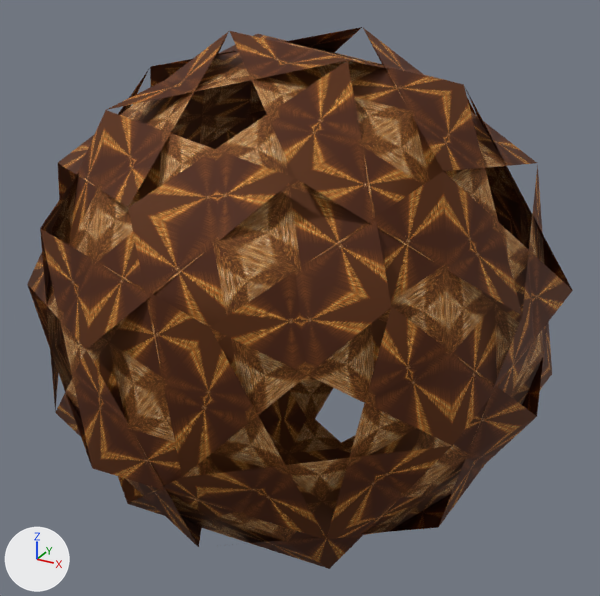
An edit to the glTF model part5/vr/gltf/20SnubDodecadodecahedron.gltf, drawn before and after from the same camera.
Both versions are drawn from a 50 mm lens placed at (1.8, -3.25, 1.62), pointed at (0.01, 0.0, -0.01). The axes (+X, +Y, +Z) are drawn at lower left. The lights are the same throughout. The older version comes first. Where no turn or scale is listed for an object, it has been applied to the vertices.

Script lines for the objects in view, before the commit:
```python
mat_cor12 = bpy.data.materials.new('Cor12')
mat_cor12.use_nodes = True; mat_cor12.node_tree.nodes.clear()
_N = mat_cor12.node_tree.nodes; _L = mat_cor12.node_tree.links
n0 = _N.new('ShaderNodeBsdfPrincipled'); n0.name = 'Principled BSDF'
n0.inputs[1].default_value = 0.3  # 'Metallic'
n0.inputs[2].default_value = 0.75  # 'Roughness'
n1 = _N.new('ShaderNodeOutputMaterial'); n1.name = 'Material Output'
n2 = _N.new('ShaderNodeMath'); n2.name = 'Math'
n2.operation = 'SUBTRACT'
n2.inputs[0].default_value = 1.0  # 'Value'
n3 = _N.new('ShaderNodeMath'); n3.name = 'Math.001'
n3.operation = 'LESS_THAN'
n4 = _N.new('ShaderNodeTexImage'); n4.name = 'Image Texture'
n4.image = img_16_1404333466
_L.new(n0.outputs[0], n1.inputs[0])  # 'BSDF' to 'Surface'
_L.new(n2.outputs[0], n0.inputs[4])  # 'Value' to 'Alpha'
_L.new(n3.outputs[0], n2.inputs[1])  # 'Value' to 'Value'
_L.new(n4.outputs[0], n0.inputs[0])  # 'Color' to 'Base Color'
_L.new(n4.outputs[1], n3.inputs[0])  # 'Alpha' to 'Value'
me_16snubdodecadodecahedron = bpy.data.meshes.new('16SnubDodecadodecahedron')
me_16snubdodecadodecahedron.from_pydata(...)  # 60 vertices, 60 faces; spans x -1.24..1.24, y -1.24..1.24, z -1.24..1.24
me_16snubdodecadodecahedron.materials.append(mat_cor12)
ob_16snubdodecadodecahedron = bpy.data.objects.new('16SnubDodecadodecahedron', me_16snubdodecadodecahedron)
ob_16snubdodecadodecahedron.location = (0.0, 0.0, 0.0)
```
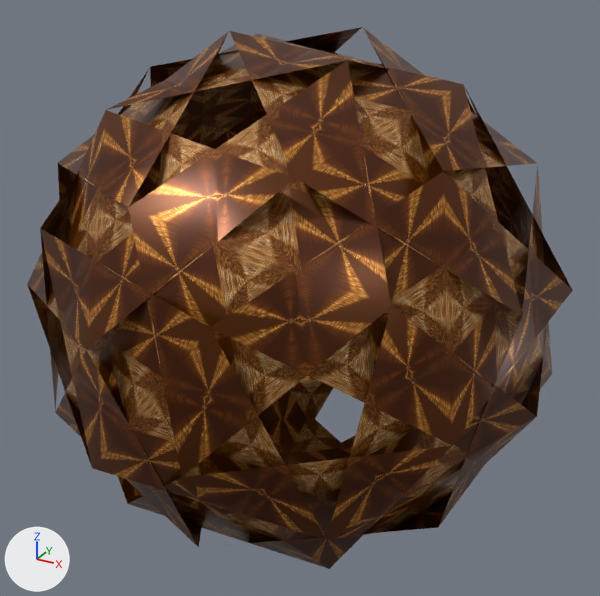
What changed in the scene script:
```text
Change mat_cor12:
    where n0 = _N.new('ShaderNodeBsdfPrincipled'); n0.name = 'Principled BSDF'
    n0.inputs[2].default_value: 0.75 -> 0.35  # 'Roughness'
```

Pixel boxes (x1, y1, x2, y2) of what changed, in the pictures (600 x 596 px):
'16SnubDodecadodecahedron', surface changed: (27, 27, 564, 567) in both
